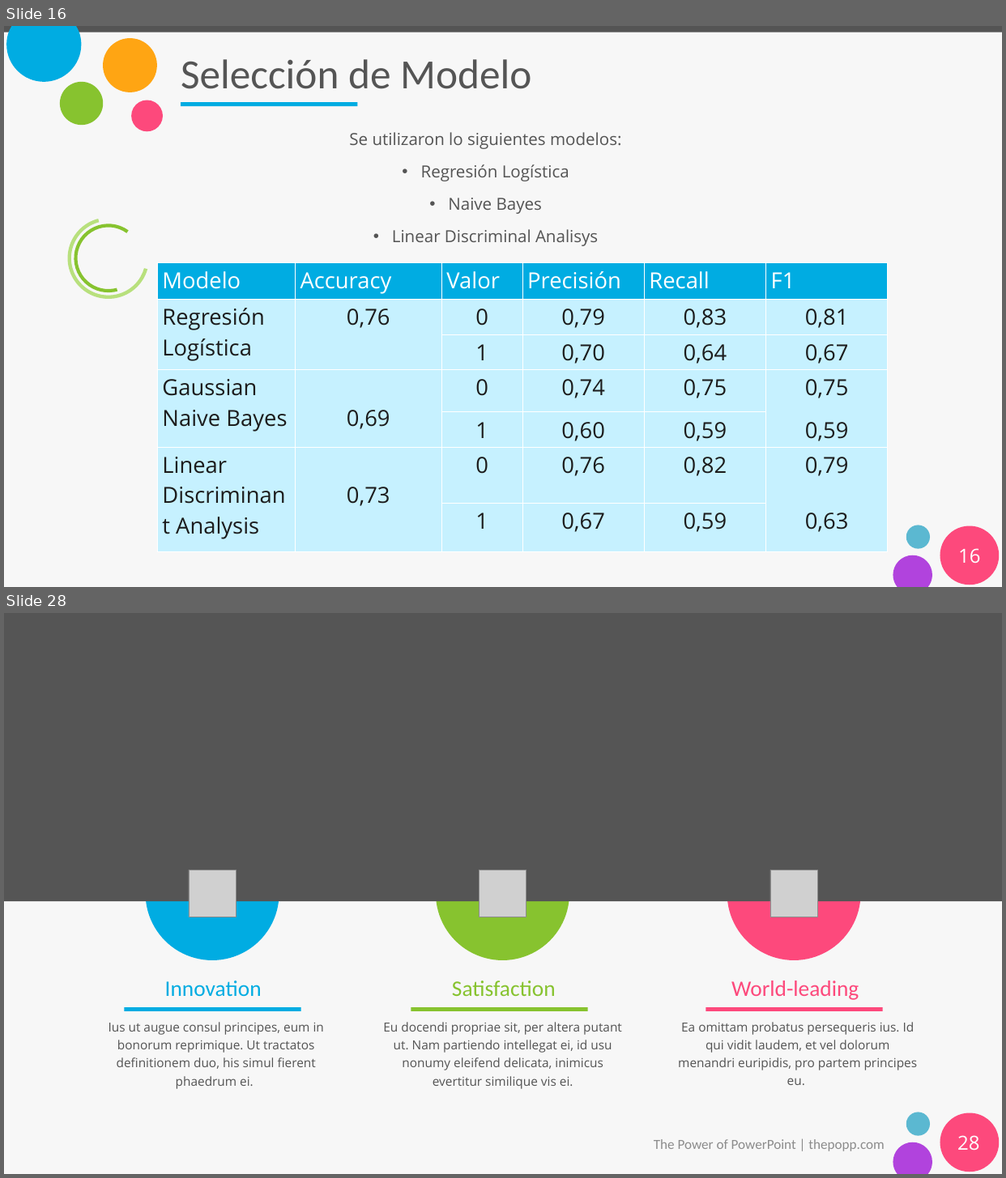
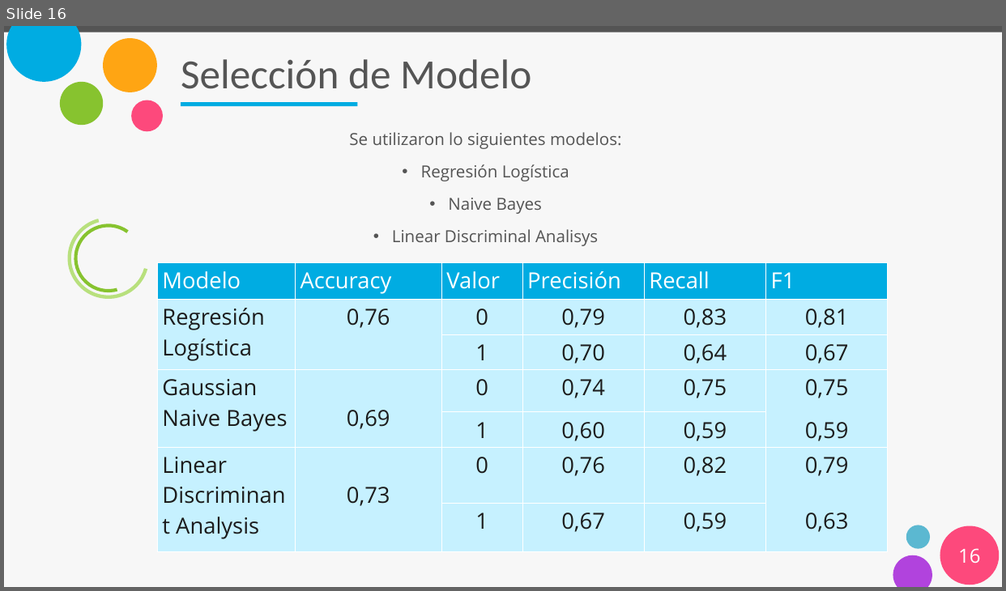
Before and after one commit to gp34446/desafio3, a slide deck: Presentación_desafio_3.pptx. Shown one above the other, each under a label of ours: slides 16 and 28 before the commit, slide 16 after it; the slides between them are not shown. The pictures are 1006x1178 and 1006x591 pixels, drawn with LibreOffice and Linux fonts; fonts in the diff are those of the drawing; grey boxes stand for pictures. Boxes give left, top, right and bottom in pixels: in the first picture for what was removed or moved away, otherwise in the second. Text is boxed around its words. In the diff, an @@ line names an element or a change of style, - is before the commit and + after.

```diff
--- a/Presentación_desafio_3.pptx
+++ b/Presentación_desafio_3.pptx
@@ slide 28 removed at <box>4,613,1002,1174</box>, background #F7F7F7; not listed: 3 template elements that a slide beside it also shows @@
@@ rectangle removed at <box>4,613,1002,901</box> @@
@@ picture removed at <box>189,870,236,917</box> @@
@@ picture removed at <box>479,870,526,917</box> @@
@@ picture removed at <box>770,870,817,917</box> @@
@@ text removed at <box>165,981,262,997</box> @@
-Innovation
@@ text removed at <box>452,981,556,996</box> @@
-Satisfaction
@@ text removed at <box>731,981,859,1000</box> @@
-World-leading
@@ text removed at <box>108,1022,324,1089</box> @@
-Ius ut augue consul principes, eum in bonorum reprimique. Ut tractatos definitionem duo, his simul fierent phaedrum ei.
@@ rectangle removed at <box>124,1007,301,1012</box> @@
@@ text removed at <box>383,1022,622,1089</box> @@
-Eu docendi propriae sit, per altera putant ut. Nam partiendo intellegat ei, id usu nonumy eleifend delicata, inimicus evertitur similique vis ei.
@@ rectangle removed at <box>411,1007,587,1012</box> @@
@@ text removed at <box>678,1022,918,1085</box> @@
-Ea omittam probatus persequeris ius. Id qui vidit laudem, et vel dolorum menandri euripidis, pro partem principes eu.
@@ rectangle removed at <box>705,1007,882,1012</box> @@
@@ text removed at <box>654,1139,884,1152</box> @@
-The Power of PowerPoint | thepopp.com
@@ page number removed at <box>957,1135,979,1150</box> @@
-28
```
Also in this commit, not shown: 1 slide changed, 6 slides added, 80 other slides removed.
